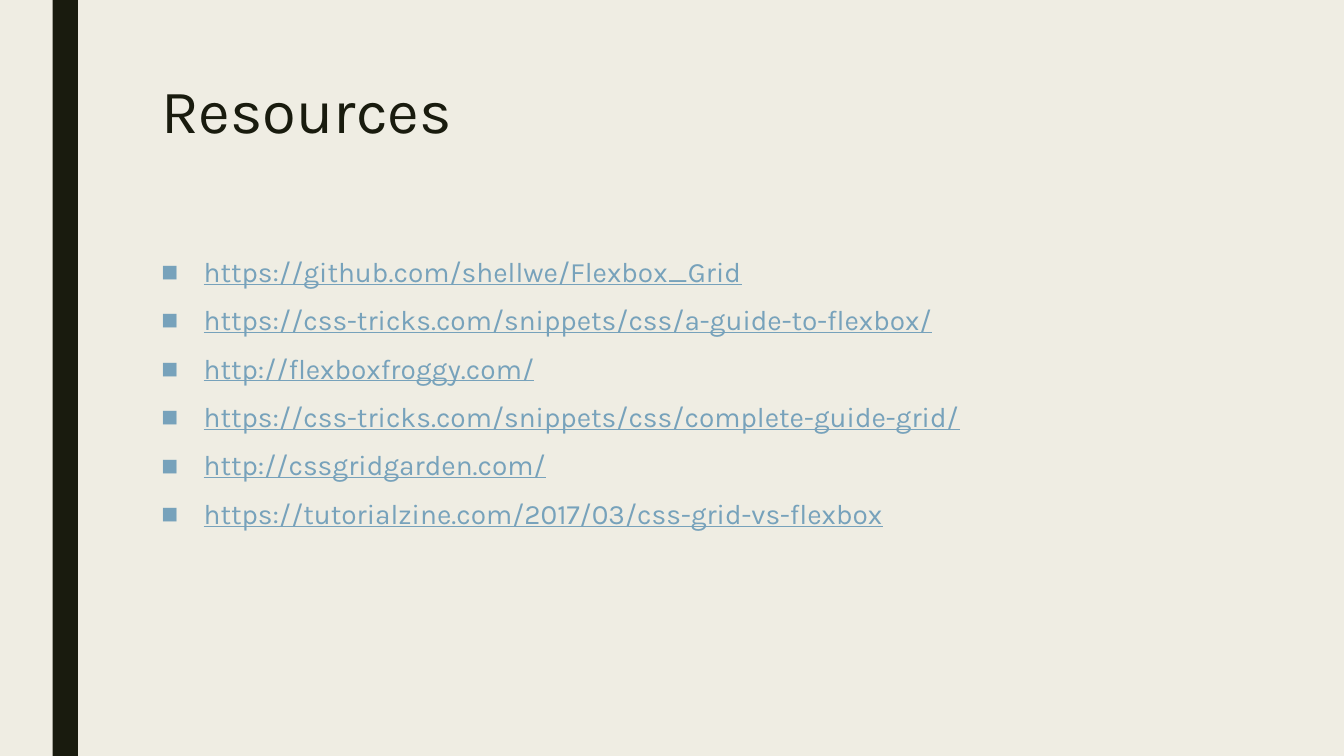
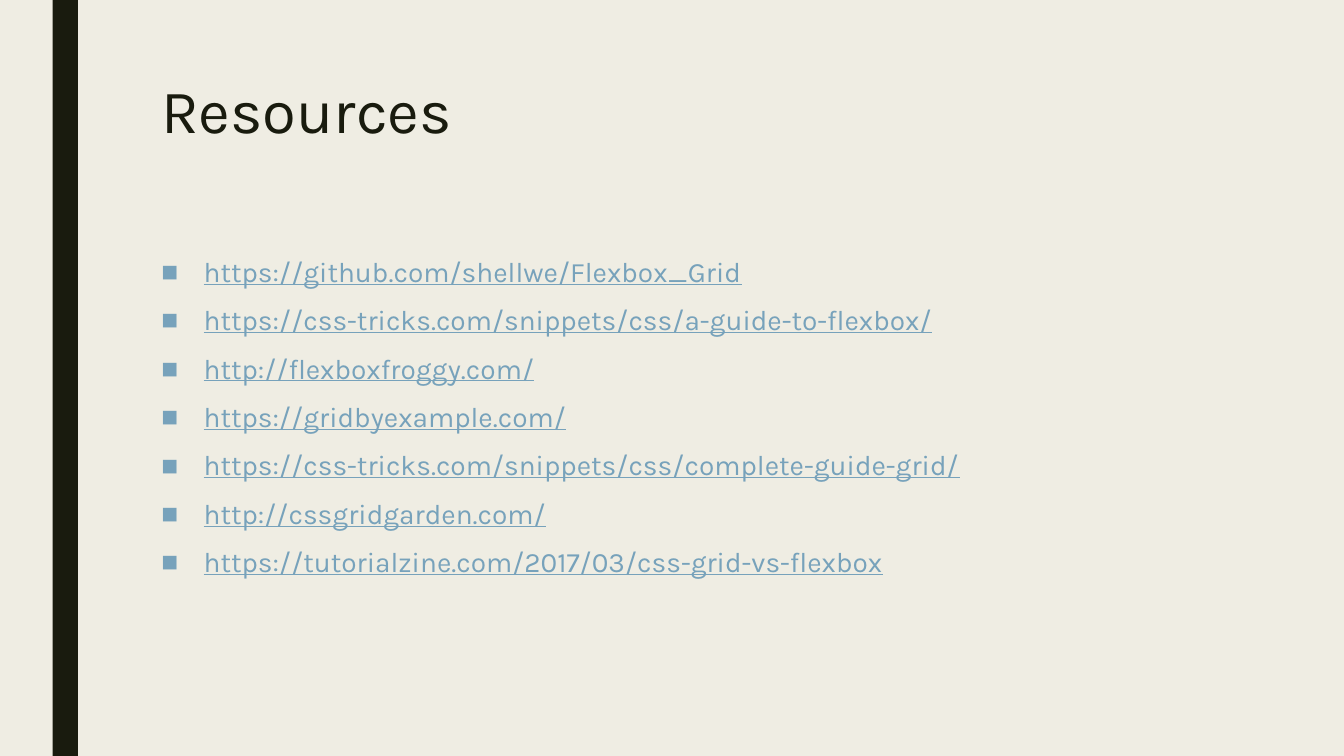
Before and after one commit to shellwe/Flexbox_Grid, a slide deck: slide 5 of Flexbox and Grid.pptx. Drawn at 1344x756 pixels with LibreOffice and Linux fonts; fonts in the diff are those of the drawing. Boxes give left, top, right and bottom in pixels: in the first picture for what was removed or moved away, otherwise in the second. Text is boxed around its words. In the diff, an @@ line names an element or a change of style, - is before the commit and + after.

```diff
--- a/Flexbox and Grid.pptx
+++ b/Flexbox and Grid.pptx
@@ text at bbox=[204, 406, 566, 434]: paragraph added @@
+■ https://gridbyexample.com/
```
Also in this commit, not shown: 1 other slide changed, 6 other files.
